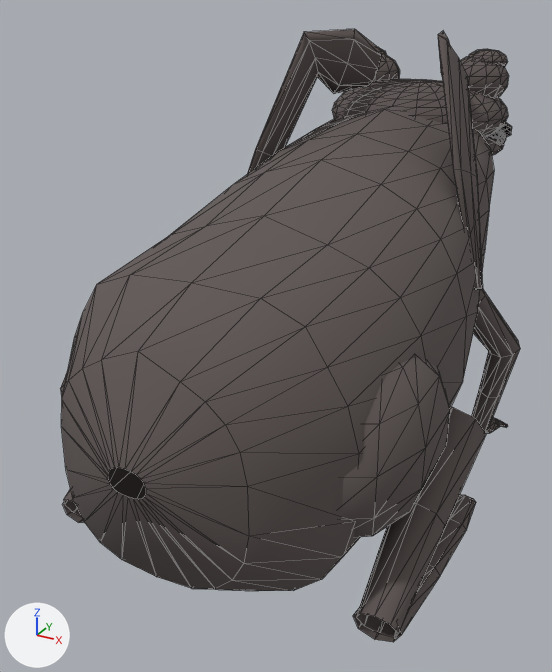
The glTF model content/art/models/ribbit.glb as it was, and as the next commit left it.
Camera for both pictures: a 50 mm lens placed at (0.518, -1.047, 0.851), pointed at (-0.068, 0.017, 0.319). Arrows for +X, +Y and +Z are at lower left; the lights stay in place. The older version comes first. Mesh edges are drawn as thin lines. Vertices at exactly the same position are counted once.

Objects in the first picture: 'body', 'head', 'legs'.
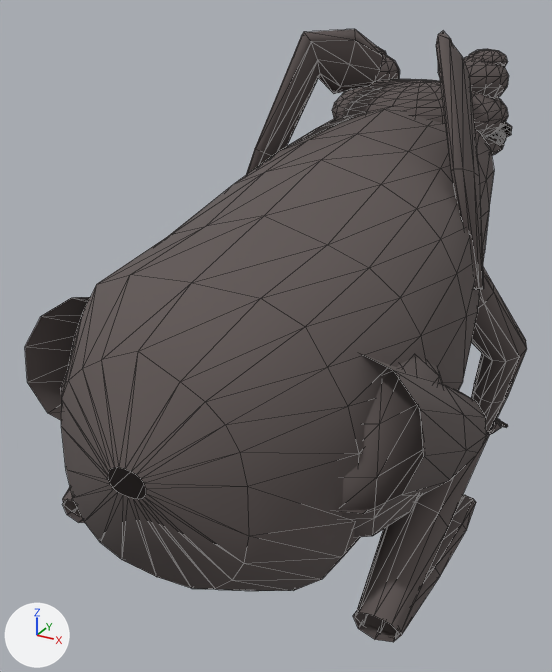
The change, as a diff of the scene's bpy script:
```diff
--- a/content/art/models/ribbit.glb.py
+++ b/content/art/models/ribbit.glb.py
@@ me_ribbit_head_008 @@
 # used by ob_head; location = (0.0, 0.0, 0.0)
-me_ribbit_head_008.from_pydata(...)  # 1386 vertices, 2514 faces; spans x -0.246..0.246, y 0.123..0.66, z 0.415..0.802
+me_ribbit_head_008.from_pydata(...)  # 1386 vertices, 2514 faces; spans x -0.248..0.248, y 0.123..0.66, z 0.414..0.802
+# me_ribbit_head_008 part 1: 60 of 1386 vertices moved; they spanned x -0.246..0.246, y 0.128..0.424, z 0.415..0.792 and now span x -0.248..0.248, y 0.128..0.426, z 0.414..0.794; mean shift (0.0, 0.0, 0.0); largest move (0.139, 0.261, 0.764) -> (0.145, 0.262, 0.766)
 me_ribbit_head_008.materials.append(mat_ribbit_0)
@@ me_ribbit_legs_003 @@
 # used by ob_legs; location = (0.0, 0.0, 0.0)
-me_ribbit_legs_003.from_pydata(...)  # 374 vertices, 600 faces; spans x -0.31..0.31, y -0.313..0.476, z -0.001..0.467
+me_ribbit_legs_003.from_pydata(...)  # 466 vertices, 728 faces; spans x -0.319..0.319, y -0.347..0.476, z -0.001..0.479
+# me_ribbit_legs_003 part 2: a new loose piece, a UV sphere (8 segments, 4 rings, poles along z) spanning x 0.192..0.26, y 0.351..0.443, z 0.019..0.047, in mat_ribbit_0 (dark grey #605756)
+# me_ribbit_legs_003 part 3: the loose piece of 40 vertices spanning x 0.104..0.298, y 0.177..0.388, z 0.032..0.467 is rebuilt with 50 vertices and now spans x 0.09..0.309, y 0.16..0.393, z 0.029..0.479
+# me_ribbit_legs_003 part 4: the loose piece of 24 vertices spanning x 0.21..0.31, y -0.313..0.022, z 0.063..0.285 is rebuilt with 24 vertices and now spans x 0.205..0.315, y -0.314..0.025, z 0.061..0.289
+# me_ribbit_legs_003 part 5: the loose piece of 24 vertices spanning x -0.31..-0.21, y -0.313..0.022, z 0.063..0.285 is rebuilt with 24 vertices and now spans x -0.315..-0.205, y -0.314..0.025, z 0.061..0.289
+# me_ribbit_legs_003 part 6: a new loose piece of 36 vertices spanning x 0.072..0.319, y -0.347..0.023, z 0.189..0.46, in mat_ribbit_0 (dark grey #605756)
+# me_ribbit_legs_003 part 7: a new loose piece of 36 vertices spanning x -0.319..-0.072, y -0.347..0.023, z 0.189..0.46, in mat_ribbit_0 (dark grey #605756)
+# me_ribbit_legs_003 part 8: the loose piece of 26 vertices spanning x 0.196..0.256, y 0.357..0.437, z 0.021..0.045 is deleted
+# other edits to the shape of me_ribbit_legs_003 do not show in these pictures
 me_ribbit_legs_003.materials.append(mat_ribbit_0)
```

Location of each change, (x1, y1, x2, y2) in pixels of the pictures (552 x 672 px; the box of a moved part takes in the faces that stretch with it):
'legs', reshaped (10% wider, 6% taller)
    before: (63, 289, 520, 642)
    after: (25, 267, 527, 642)
'head', reshaped
    before: (247, 29, 512, 289)
    after: (246, 29, 512, 289)
part 1 of me_ribbit_head_008, moved or reshaped
    before: (247, 30, 483, 289)
    after: (246, 30, 484, 289)
part 2 of me_ribbit_legs_003, added
    after: (488, 418, 501, 435)
part 3 of me_ribbit_legs_003, rebuilt
    before: (472, 289, 520, 432)
    after: (471, 267, 527, 433)
part 4 of me_ribbit_legs_003, rebuilt
    before: (356, 407, 486, 636)
    after: (355, 431, 489, 637)
part 5 of me_ribbit_legs_003, rebuilt (mostly hidden)
    before: (64, 489, 81, 515)
    after: (62, 487, 80, 513)
part 6 of me_ribbit_legs_003, added
    after: (336, 355, 486, 514)
part 7 of me_ribbit_legs_003, added
    after: (25, 297, 90, 420)
part 8 of me_ribbit_legs_003, deleted
    before: (485, 417, 499, 433)
